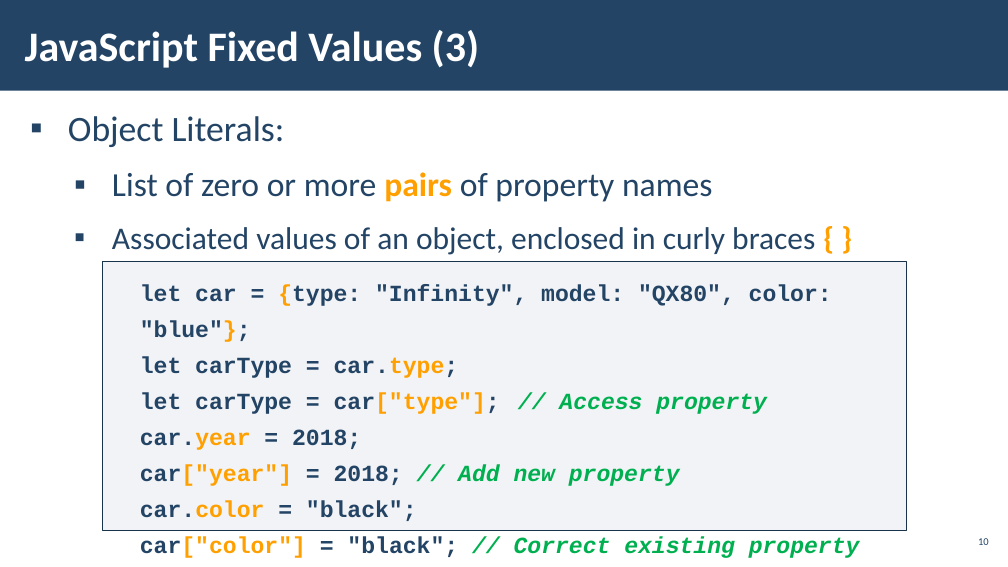
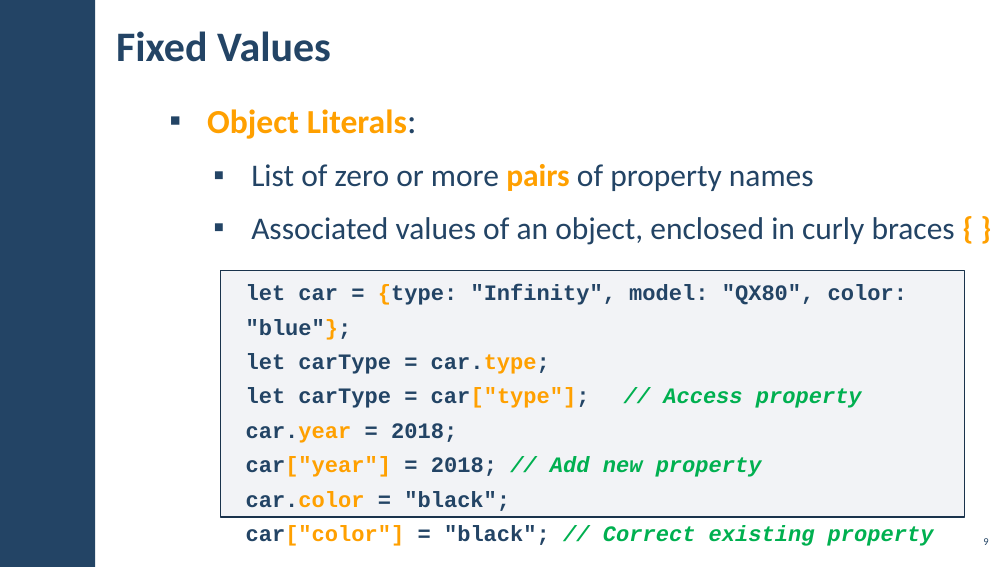
Before and after one commit to pirocorp/JS-Essentials, a slide deck: slide 9 of 01. JAVASCRIPT SYNTAX AND OPERATORS/01. JS-Fundamentals-JavaScript-Syntax-and-Operators.pptx (slide 10 before the commit). Drawn at 1008x567 pixels with LibreOffice and Linux fonts; fonts in the diff are those of the drawing; background and template pictures are left out. Boxes give left, top, right and bottom in pixels: in the first picture for what was removed or moved away, otherwise in the second. Text is boxed around its words. In the diff, an @@ line names an element or a change of style, - is before the commit and + after.

```diff
--- a/01. JAVASCRIPT SYNTAX AND OPERATORS/01. JS-Fundamentals-JavaScript-Syntax-and-Operators.pptx
+++ b/01. JAVASCRIPT SYNTAX AND OPERATORS/01. JS-Fundamentals-JavaScript-Syntax-and-Operators.pptx
@@ rectangle removed at [0,0,1008,91] @@
@@ rectangle added at [0,0,95,567], fill #234465 @@
@@ title at [116,31,331,62]: text changed; text colour #FFFFFF to #234465 @@
-JavaScript Fixed Values (3)
+Fixed Values
@@ text "Object Literals:": place and size @@
-text "Object Literals:" at [68,116,815,255]
+text "Object Literals:" at [207,109,955,245]
@@ text at [207,109,814,191]: size 34 to 32 pt, text colour #234465 to #FFA000, bold on in "Object Literals:"; size 32 to 30 pt in "List of zero or more pairs of ..." @@
@@ rectangle "let car = {type: "Infinity", ...": place and size @@
-rectangle "let car = {type: "Infinity", ..." at [103,261,907,531]
+rectangle "let car = {type: "Infinity", ..." at [220,271,965,517]
@@ rectangle "let car = {type: "Infinity", ..." at [220,271,965,517]: size 22 to 21 pt @@
@@ page number at [983,538,988,545]: text changed @@
-10
+9
```
Also in this commit, not shown: 26 other slides changed, 35 slides added, 13 slides removed.
